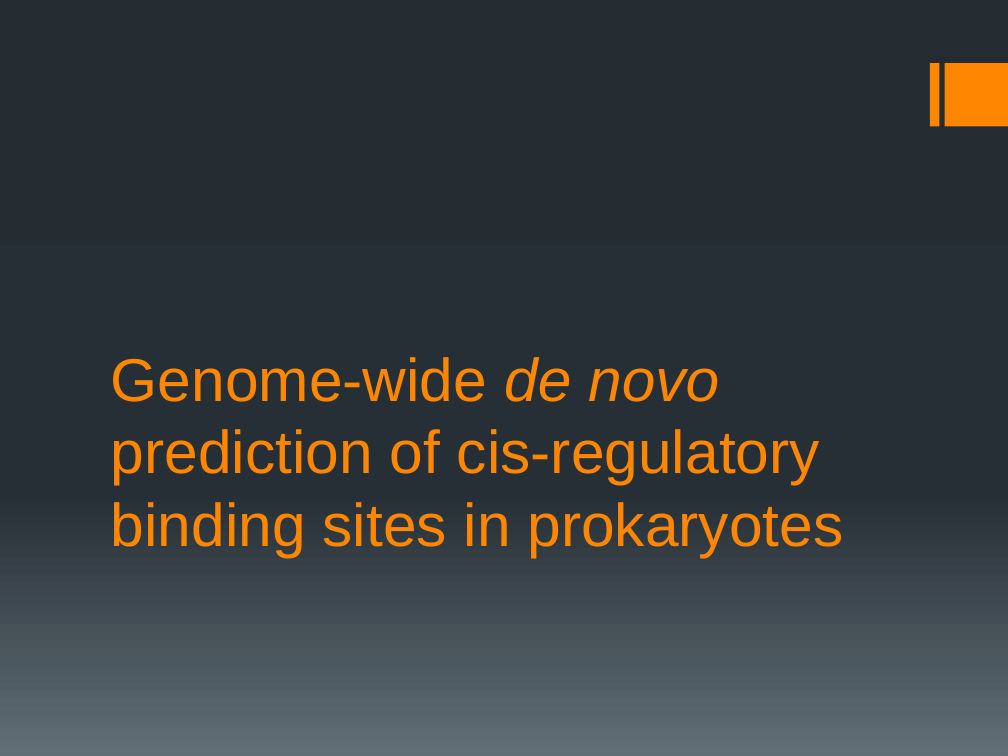
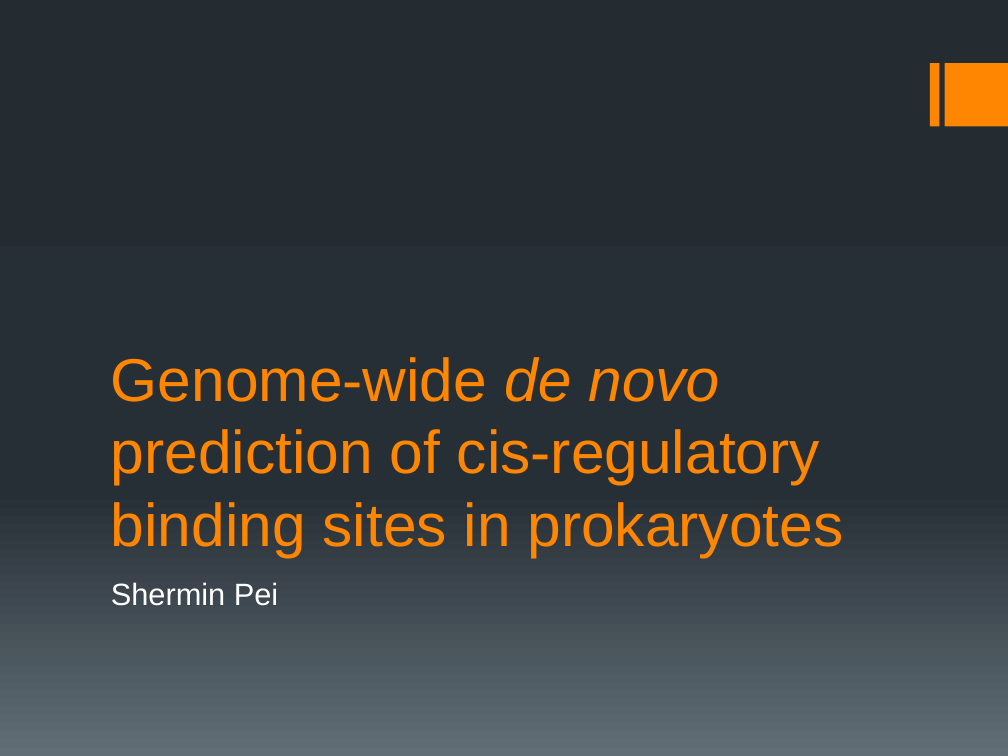
Before and after one commit to ship561/final-project, a slide deck: slide 1 of bioinformatics presentation.pptx. Drawn at 1008x756 pixels with LibreOffice and Linux fonts; fonts in the diff are those of the drawing. Boxes give left, top, right and bottom in pixels: in the first picture for what was removed or moved away, otherwise in the second. Text is boxed around its words. In the diff, an @@ line names an element or a change of style, - is before the commit and + after.

```diff
--- a/bioinformatics presentation.pptx
+++ b/bioinformatics presentation.pptx
@@ subtitle added at (x1=111, y1=582, x2=278, y2=606), 22 pt, text #FFFFFF @@
+Shermin Pei
```
Also in this commit, not shown: 3 other slides changed.
